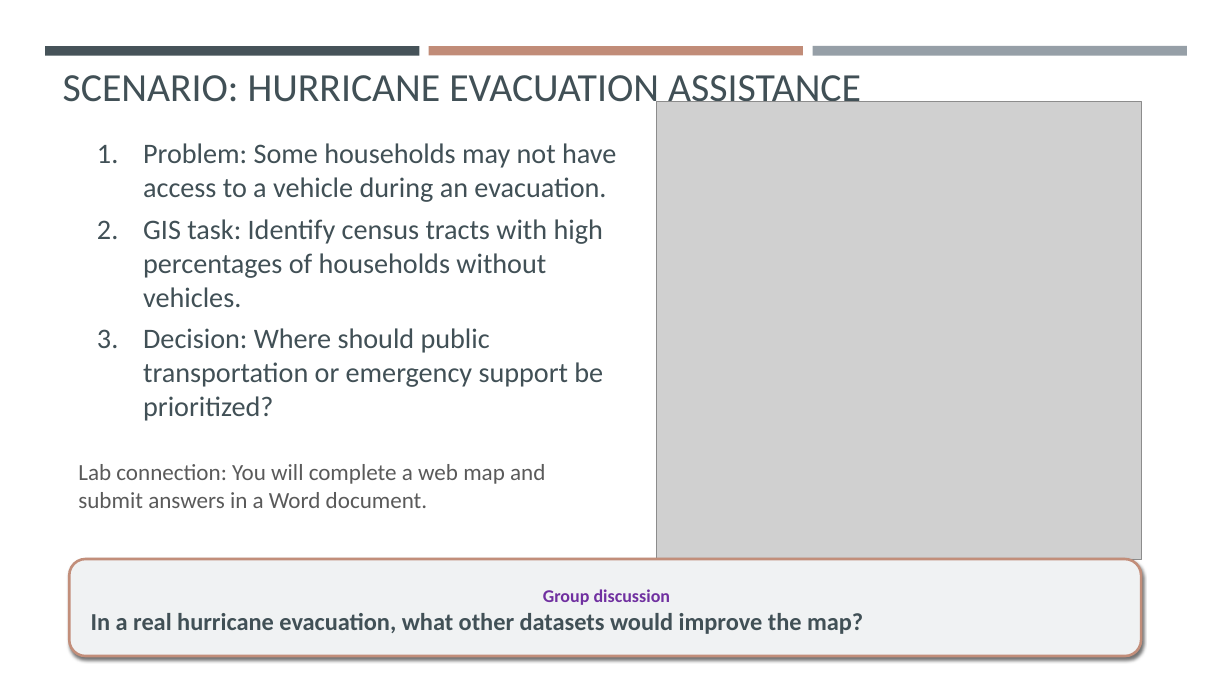
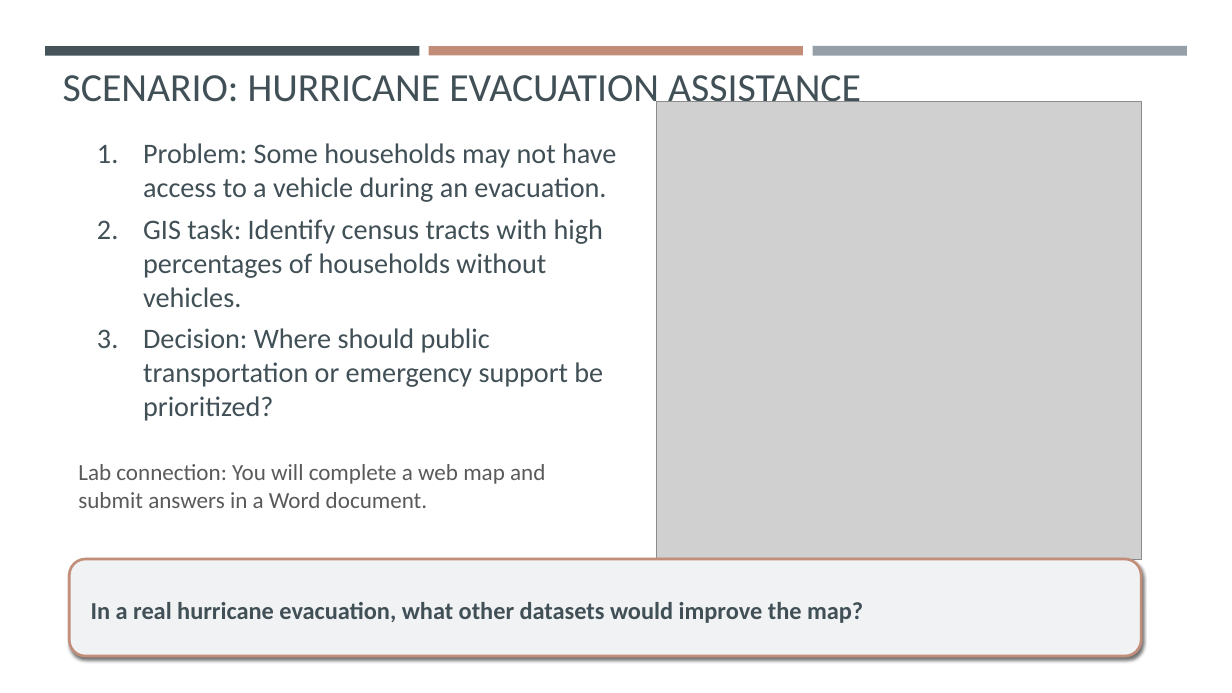
Before and after one commit to gisynw/Field_Techniques, a slide deck: slide 32 of docs/Lectures/Week03/Week03.pptx. Drawn at 1232x693 pixels with LibreOffice and Linux fonts; fonts in the diff are those of the drawing; grey boxes stand for pictures. Boxes give left, top, right and bottom in pixels: in the first picture for what was removed or moved away, otherwise in the second. Text is boxed around its words. In the diff, an @@ line names an element or a change of style, - is before the commit and + after.

```diff
--- a/docs/Lectures/Week03/Week03.pptx
+++ b/docs/Lectures/Week03/Week03.pptx
@@ text in rounded rectangle at box(543, 589, 670, 605): paragraph removed @@
-Group discussion
```
Also in this commit, not shown: 3 other slides changed.
